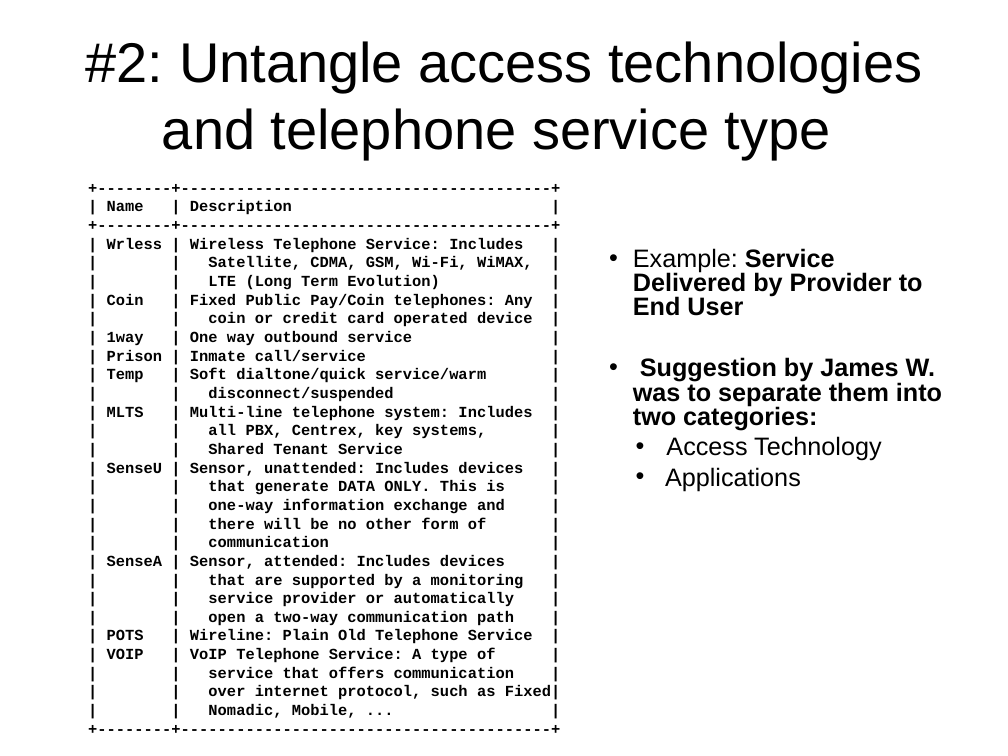
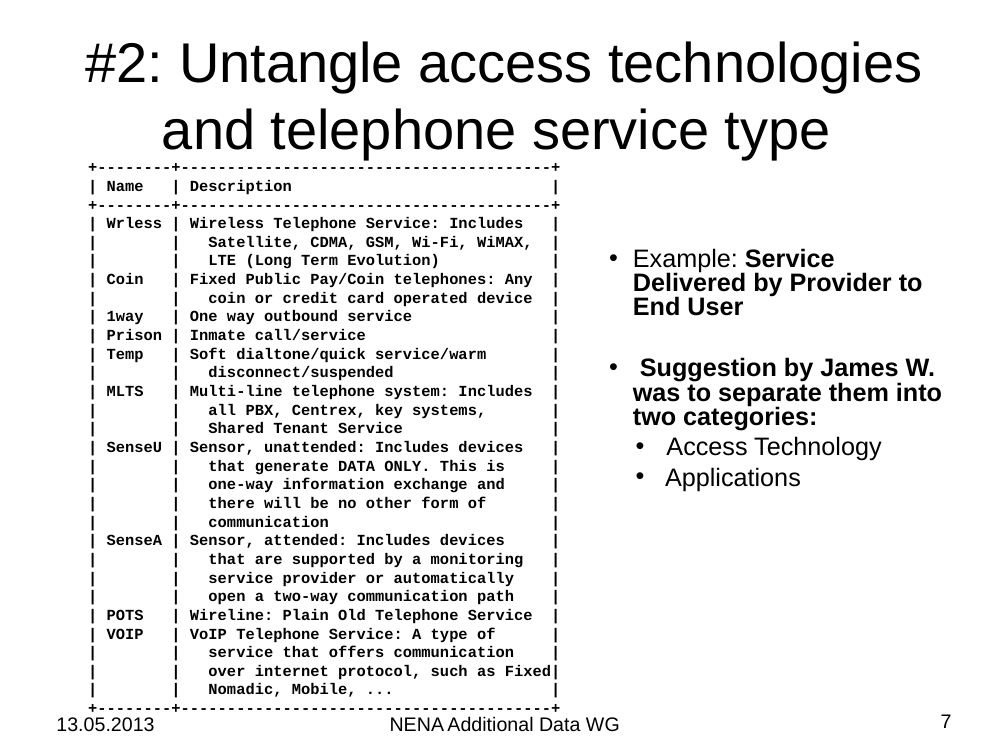
Before and after one commit to hannestschofenig/tschofenig-ids, a slide deck: slide 7 of additional-data/AdditionalData-Status-13May2013.ppt. Drawn at 1008x756 pixels with LibreOffice and Linux fonts; fonts in the diff are those of the drawing. Boxes give left, top, right and bottom in pixels: in the first picture for what was removed or moved away, otherwise in the second. Text is boxed around its words. In the diff, an @@ line names an element or a change of style, - is before the commit and + after.

```diff
--- a/additional-data/AdditionalData-Status-13May2013.ppt
+++ b/additional-data/AdditionalData-Status-13May2013.ppt
@@ text "+--------+----------------------------------------+": place and size @@
-text "+--------+----------------------------------------+" at (107,200,561,718)
+text "+--------+----------------------------------------+" at (107,180,561,697)
@@ text added at (56,717,154,732), 14 pt, text #000000 @@
+13.05.2013
@@ text added at (390,716,620,732), 14 pt, text #000000 @@
+NENA Additional Data WG
@@ page number added at (941,714,952,728), 14 pt, text #000000 @@
+7
```
Also in this commit, not shown: 18 other slides changed, 1 slide added, 1 slide removed.
